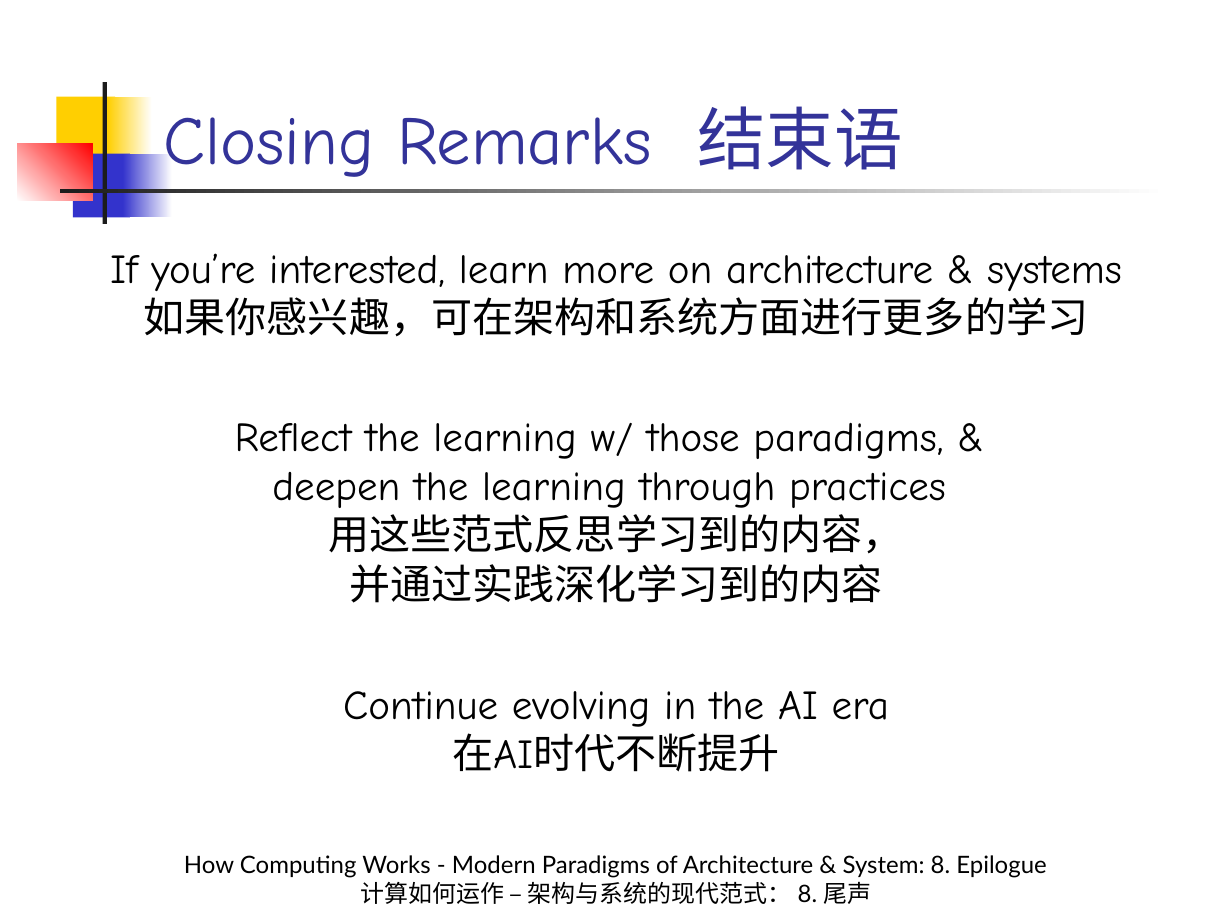
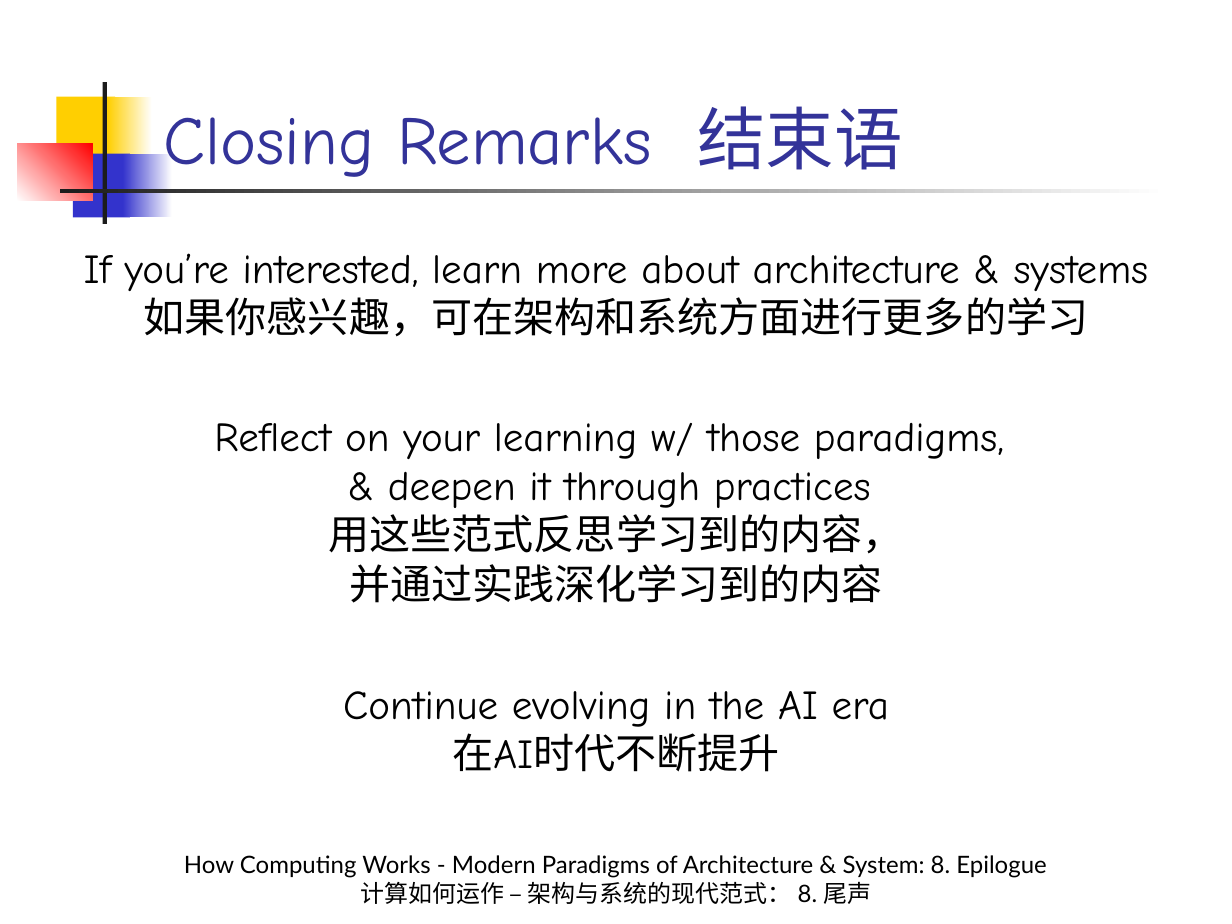
Before and after one commit to licongintel/courseMaterial, a slide deck: slide 41 of HCWMPA&S/Slides/8. Epilogue.pptx. Drawn at 1232x924 pixels with LibreOffice and Linux fonts; fonts in the diff are those of the drawing. Boxes give left, top, right and bottom in pixels: in the first picture for what was removed or moved away, otherwise in the second. Text is boxed around its words. In the diff, an @@ line names an element or a change of style, - is before the commit and + after.

Commit message:
Refine some wording in Sec. 8

```diff
--- a/HCWMPA&S/Slides/8. Epilogue.pptx
+++ b/HCWMPA&S/Slides/8. Epilogue.pptx
@@ text "If you’re interested, learn more ...": place and size @@
-text "If you’re interested, learn more ..." at (110, 253, 1122, 337)
+text "If you’re interested, learn more ..." at (84, 253, 1149, 337)
@@ text at (84, 253, 1149, 291): text changed @@
-If you’re interested, learn more on architecture & systems
+If you’re interested, learn more about architecture & systems
@@ text at (214, 423, 1004, 508): text changed @@
-Reflect the learning w/ those paradigms, &
-deepen the learning through practices
+Reflect on your learning w/ those paradigms,
+& deepen it through practices
```
Also in this commit, not shown: 16 other slides changed.
